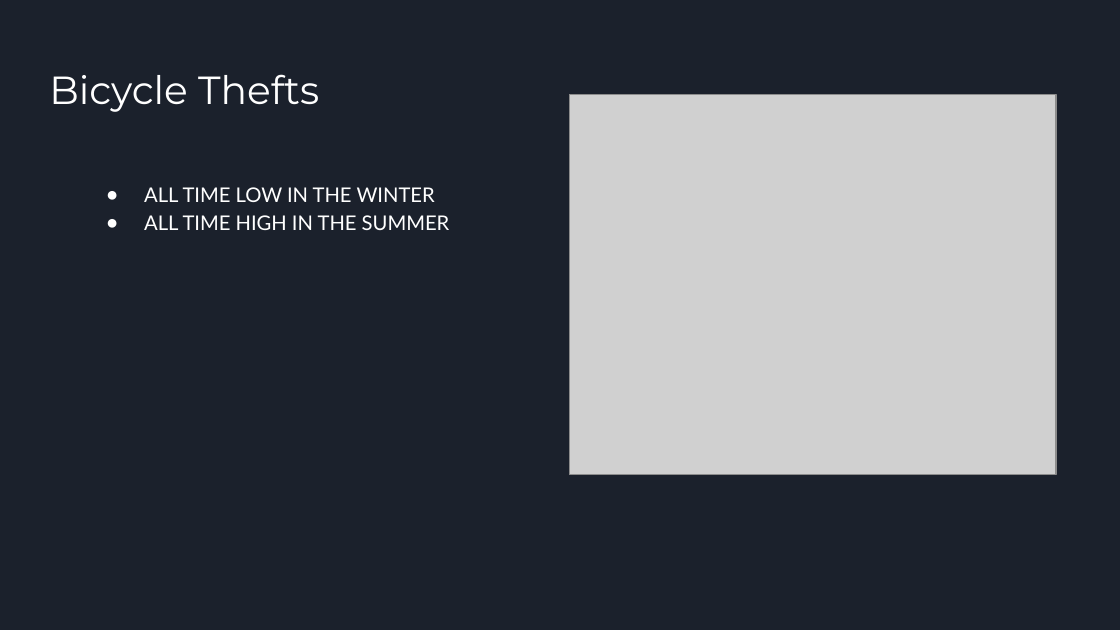
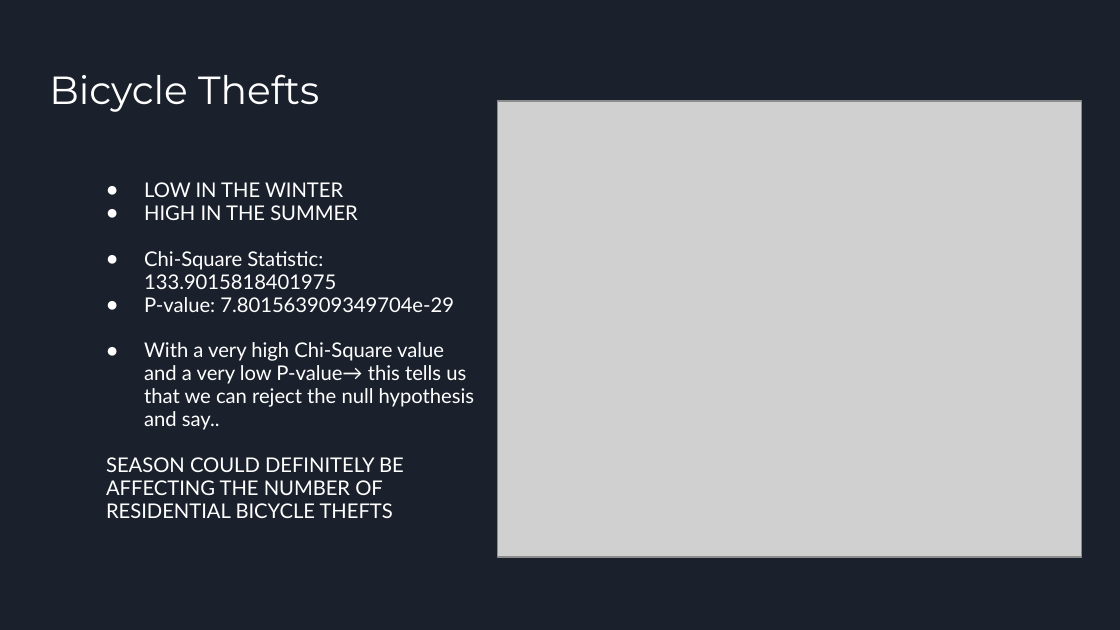
Before and after one commit to oddtexan/Project-1, a slide deck: slide 7 of Project 1 Presentation Final.pptx. Drawn at 1120x630 pixels with LibreOffice and Linux fonts; fonts in the diff are those of the drawing; grey boxes stand for pictures. Boxes give left, top, right and bottom in pixels: in the first picture for what was removed or moved away, otherwise in the second. Text is boxed around its words. In the diff, an @@ line names an element or a change of style, - is before the commit and + after.

```diff
--- a/Project 1 Presentation Final.pptx
+++ b/Project 1 Presentation Final.pptx
@@ picture: place and size @@
-picture at bbox=[569, 94, 1055, 475]
+picture at bbox=[497, 101, 1082, 557]
@@ text at bbox=[106, 182, 474, 518]: text changed; size 13 to 12.9 pt @@
-● ALL TIME LOW IN THE WINTER
-● ALL TIME HIGH IN THE SUMMER
+● LOW IN THE WINTER
+● HIGH IN THE SUMMER
+● Chi-Square Statistic: 133.9015818401975
+● P-value: 7.801563909349704e-29
+● With a very high Chi-Square value and a very low P-value→ this tells us that we can reject the null hypothesis and say..
+SEASON COULD DEFINITELY BE AFFECTING THE NUMBER OF RESIDENTIAL BICYCLE THEFTS
```
Also in this commit, not shown: 6 other slides changed, 1 other file.
